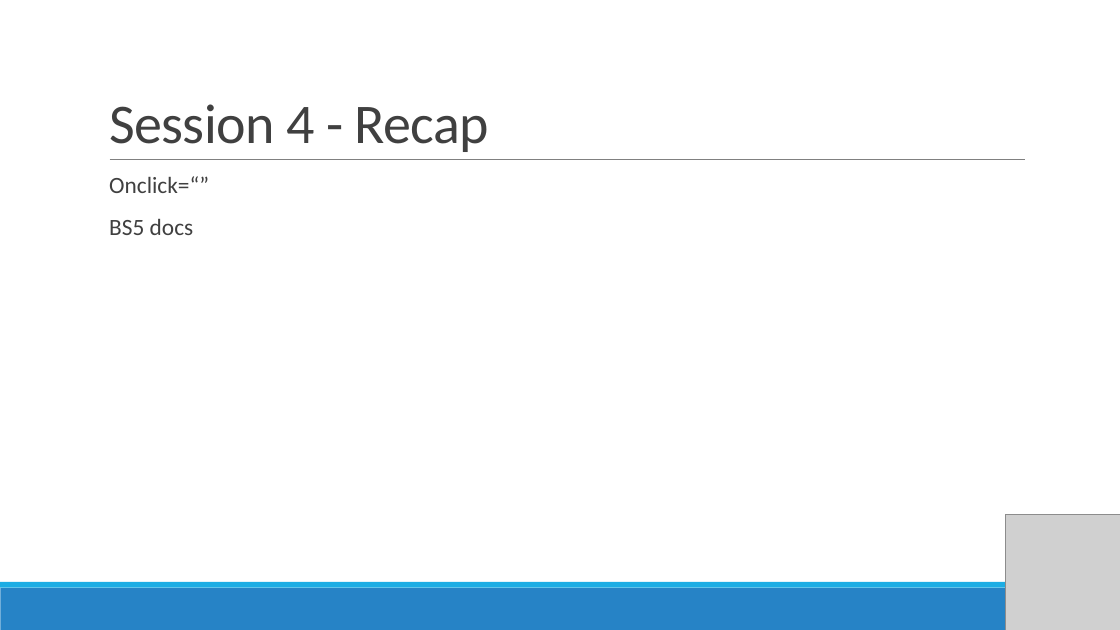
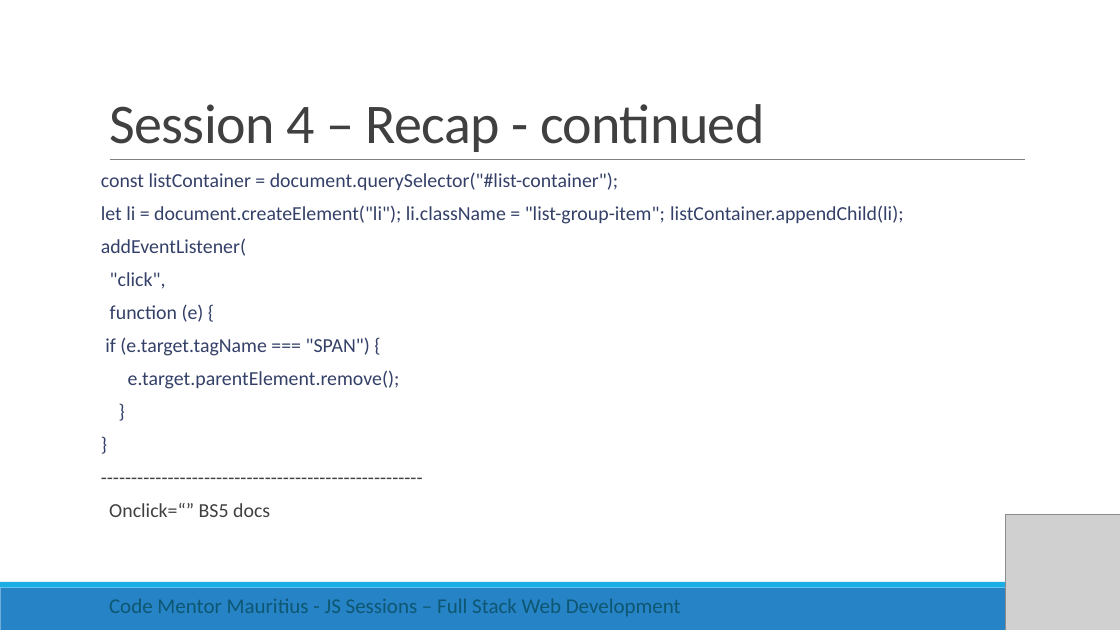
Before and after one commit to rishigujadhur1/Slides, a slide deck: slide 4 of ModernJS/JS Session 5.pptx. Drawn at 1120x630 pixels with LibreOffice and Linux fonts; fonts in the diff are those of the drawing; grey boxes stand for pictures. Boxes give left, top, right and bottom in pixels: in the first picture for what was removed or moved away, otherwise in the second. Text is boxed around its words. In the diff, an @@ line names an element or a change of style, - is before the commit and + after.

```diff
--- a/ModernJS/JS Session 5.pptx
+++ b/ModernJS/JS Session 5.pptx
@@ title at box(109, 104, 765, 152): text changed @@
-Session 4 - Recap
+Session 4 – Recap - continued
@@ text at box(101, 172, 903, 517): text changed; size 20 to 17 pt; text colour #404040 to #344068 @@
-  Onclick=“”
-  BS5 docs
+const listContainer = document.querySelector("#list-container");
+let li = document.createElement("li"); li.className = "list-group-item"; listContainer.appendChild(li);
+addEventListener(
+"click",
+function (e) {
+if (e.target.tagName === "SPAN") {
+e.target.parentElement.remove();
+}
+}
+-----------------------------------------------------
+  Onclick=“” BS5 docs
@@ text added at box(109, 598, 681, 616), 18 pt, text #0E5772 @@
+Code Mentor Mauritius - JS Sessions – Full Stack Web Development
```
Also in this commit, not shown: 5 other slides changed, 4 slides added, 1 slide removed.
